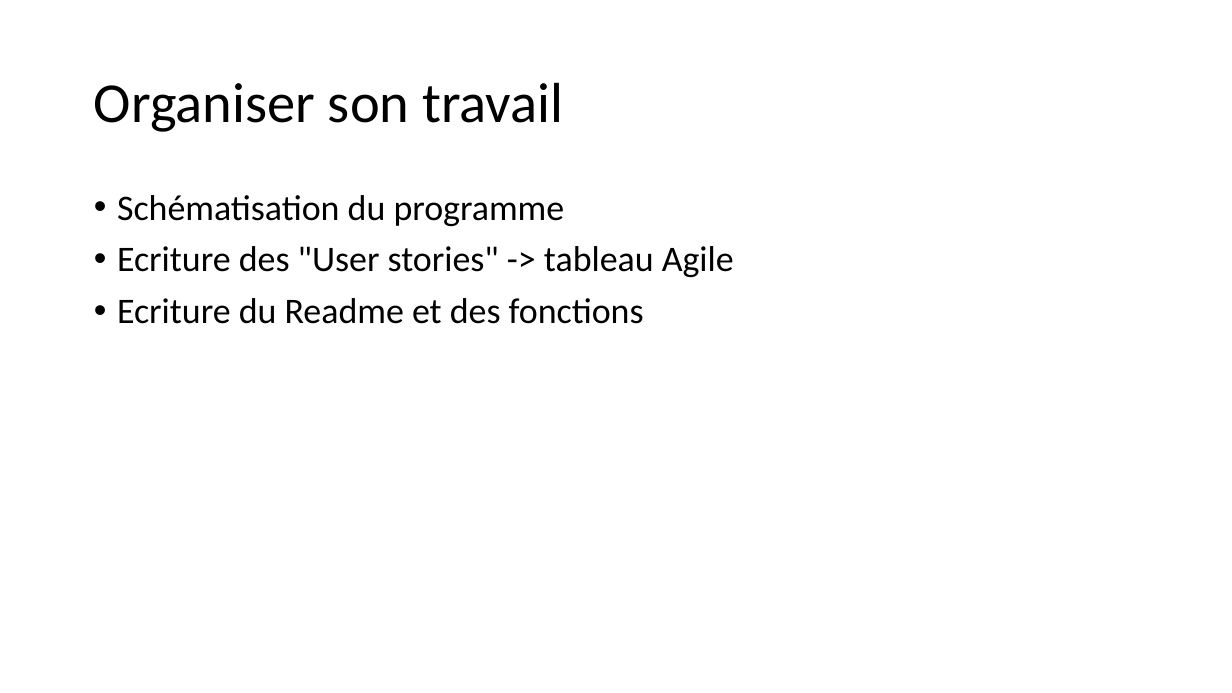
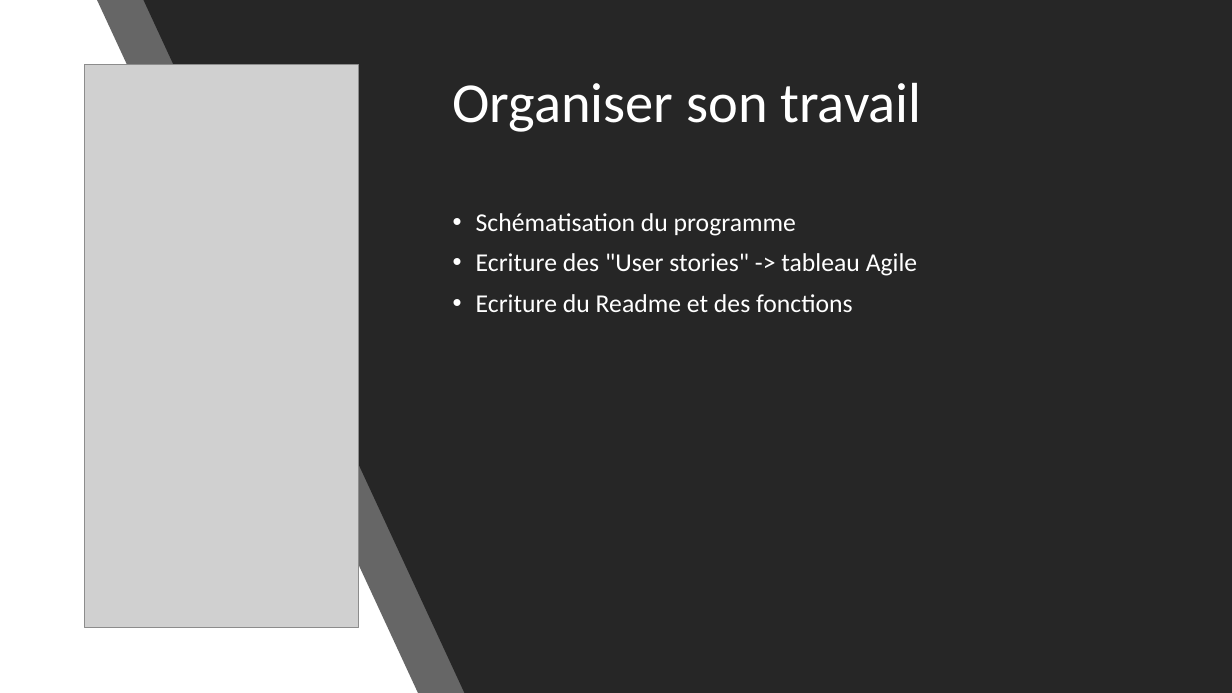
Before and after one commit to Baptiste68/P5, a slide deck: slide 3 of Projet5.pptx. Drawn at 1232x693 pixels with LibreOffice and Linux fonts; fonts in the diff are those of the drawing; grey boxes stand for pictures. Boxes give left, top, right and bottom in pixels: in the first picture for what was removed or moved away, otherwise in the second. Text is boxed around its words. In the diff, an @@ line names an element or a change of style, - is before the commit and + after.

```diff
--- a/Projet5.pptx
+++ b/Projet5.pptx
@@ background #FFFFFF to #000000 @@
@@ rectangle added at <box>0,0,1232,693</box>, fill #FFFFFF @@
@@ freeform shape added at <box>97,0,1231,693</box>, fill #262626 at 70% opacity @@
@@ freeform shape added at <box>143,0,1232,693</box>, fill #262626 @@
@@ title "Organiser son travail": place and size @@
-title "Organiser son travail" at <box>94,82,563,132</box>
+title "Organiser son travail" at <box>452,82,921,132</box>
@@ title "Organiser son travail" at <box>452,82,921,132</box>: text colour #000000 to #FFFFFF @@
@@ picture added at <box>85,65,359,628</box> @@
@@ text "Schématisation du programme": place and size @@
-text "Schématisation du programme" at <box>117,195,734,324</box>
+text "Schématisation du programme" at <box>476,213,917,312</box>
@@ text "Schématisation du programme" at <box>476,213,917,312</box>: size 28 to 20 pt, text colour #000000 to #FFFFFF @@
```
Also in this commit, not shown: 5 other slides changed, 4 slides added.
